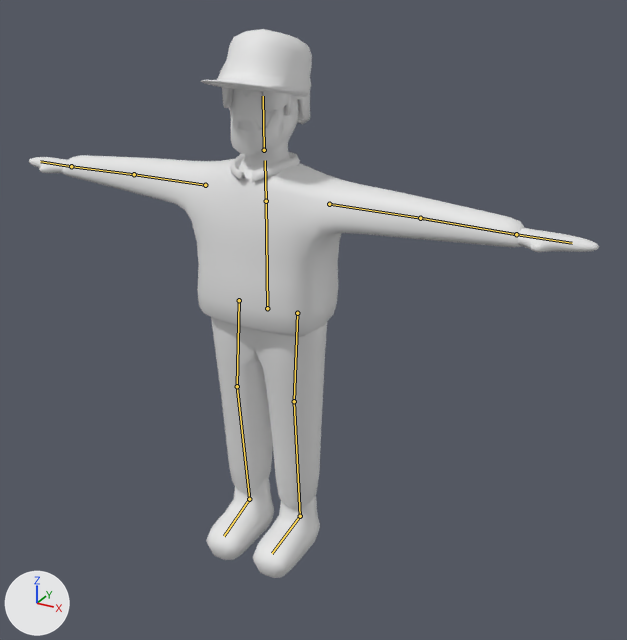
Renders of the Blender file blender/human.blend from each side of a commit.
The view is the same before and after, from a 50 mm camera at (1.55, -2.37, 2.23) aimed at (0.15, 0.17, 0.96). Arrows for +X, +Y and +Z are at lower left; the lights stay in place. The bones that bend it are drawn over the model as lines.

The first picture shows 'human'.
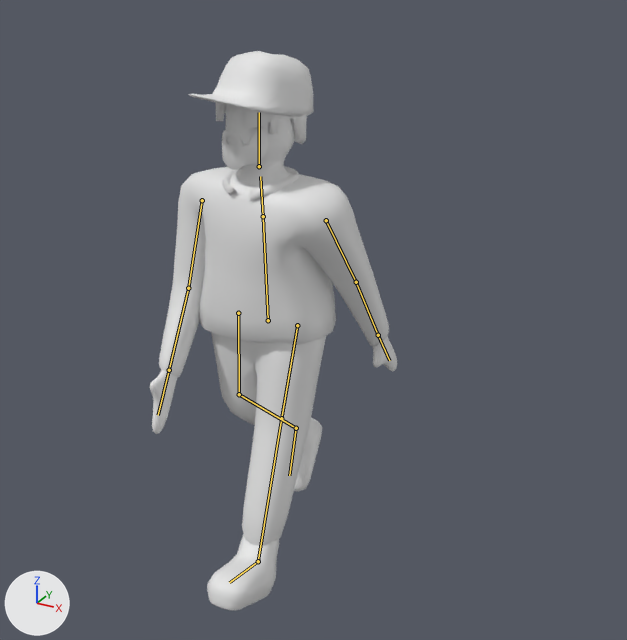
The newer file adds an action. The first version stands in its rest pose; the second is drawn at frame 1 of the action 'walk_loop.001'.

The change, as a diff of the scene's bpy script:
```diff
--- a/blender/human.blend.py
+++ b/blender/human.blend.py
@@ bone_body @@
 bone_body = bpy.data.objects['Armature'].pose.bones['Body']
-bone_body.location = (0.0, 0.0, 0.0)
-bone_body.rotation_quaternion = (1.0, 0.0, 0.0, 0.0)  # degrees (0, 0, 0)
+bone_body.location = (0.0, -0.048, -0.001)
+bone_body.rotation_quaternion = (1.0, 0.03, 0.0, 0.0)  # degrees (3, 0, 0)
@@ bone_l_arm @@
 bone_l_arm = bpy.data.objects['Armature'].pose.bones['L_arm']  # child of 'Body'
-bone_l_arm.rotation_quaternion = (1.0, 0.0, 0.0, 0.0)  # degrees (0, 0, 0)
+bone_l_arm.rotation_quaternion = (0.717, -0.172, 0.182, -0.65)  # degrees (-29, 2, -85)
@@ bone_l_wrist @@
 bone_l_wrist = bpy.data.objects['Armature'].pose.bones['L_wrist']  # child of 'L_arm'
-bone_l_wrist.rotation_quaternion = (1.0, 0.0, 0.0, 0.0)  # degrees (0, 0, 0)
+bone_l_wrist.rotation_quaternion = (1.0, 0.015, -0.002, 0.0)  # degrees (2, 0, 0)
@@ bone_head @@
 bone_head = bpy.data.objects['Armature'].pose.bones['head']  # child of 'neck'
-bone_head.rotation_quaternion = (1.0, 0.0, 0.0, 0.0)  # degrees (0, 0, 0)
+bone_head.rotation_quaternion = (0.98, -0.039, -0.184, 0.001)  # degrees (-5, -21, 1)
@@ bone_r_arm @@
 bone_r_arm = bpy.data.objects['Armature'].pose.bones['R_arm']  # child of 'Body'
-bone_r_arm.rotation_quaternion = (1.0, 0.0, 0.0, 0.0)  # degrees (0, 0, 0)
+bone_r_arm.rotation_quaternion = (0.73, 0.124, 0.084, 0.667)  # degrees (17, -2, 85)
@@ bone_r_wrist @@
 bone_r_wrist = bpy.data.objects['Armature'].pose.bones['R_wrist']  # child of 'R_arm'
-bone_r_wrist.rotation_quaternion = (1.0, 0.0, 0.0, 0.0)  # degrees (0, 0, 0)
+bone_r_wrist.rotation_quaternion = (0.973, 0.216, 0.025, 0.083)  # degrees (25, 1, 10)
@@ bone_r_leg @@
 bone_r_leg = bpy.data.objects['Armature'].pose.bones['R_leg']  # child of 'Body'
-bone_r_leg.location = (0.0, 0.0, 0.0)
+bone_r_leg.location = (0.0, 0.001, 0.007)
@@ bone_iklegtarget_l @@
 bone_iklegtarget_l = bpy.data.objects['Armature'].pose.bones['iklegtarget.l']
-bone_iklegtarget_l.location = (0.0, 0.0, 0.0)
-bone_iklegtarget_l.rotation_quaternion = (1.0, 0.0, 0.0, 0.0)  # degrees (0, 0, 0)
+bone_iklegtarget_l.location = (0.0, -0.316, 0.0)
+bone_iklegtarget_l.rotation_quaternion = (0.969, 0.246, 0.0, 0.002)  # degrees (29, 0, 0)
@@ bone_iklegtarget_r @@
 bone_iklegtarget_r = bpy.data.objects['Armature'].pose.bones['iklegtarget.r']
-bone_iklegtarget_r.location = (0.0, 0.0, 0.0)
-bone_iklegtarget_r.rotation_quaternion = (1.0, 0.0, 0.0, 0.0)  # degrees (0, 0, 0)
+bone_iklegtarget_r.location = (-0.001, 0.387, -0.135)
+bone_iklegtarget_r.rotation_quaternion = (0.93, -0.367, 0.0, 0.004)  # degrees (-43, 0, 0)
```

What differs and where, as boxes (x1, y1, x2, y2) in the pictures (627 x 640 px):
'human', posed (57% narrower): before (29, 29, 599, 578); after (150, 51, 397, 611)
bone 'Body', root to tip: before (267, 308) to (266, 201); after (268, 320) to (263, 216)
bone 'L_arm', root to tip: before (329, 204) to (420, 218); after (326, 220) to (356, 282)
bone 'L_wrist', root to tip: before (420, 218) to (516, 234); after (356, 282) to (378, 335)
bone 'head', root to tip: before (264, 150) to (263, 96); after (259, 166) to (259, 112)
bone 'R_arm', root to tip: before (205, 185) to (134, 174); after (202, 200) to (188, 288)
bone 'R_wrist', root to tip: before (134, 174) to (71, 166); after (188, 288) to (169, 370)
bone 'R_leg', root to tip: before (239, 300) to (237, 386); after (238, 313) to (239, 394)
